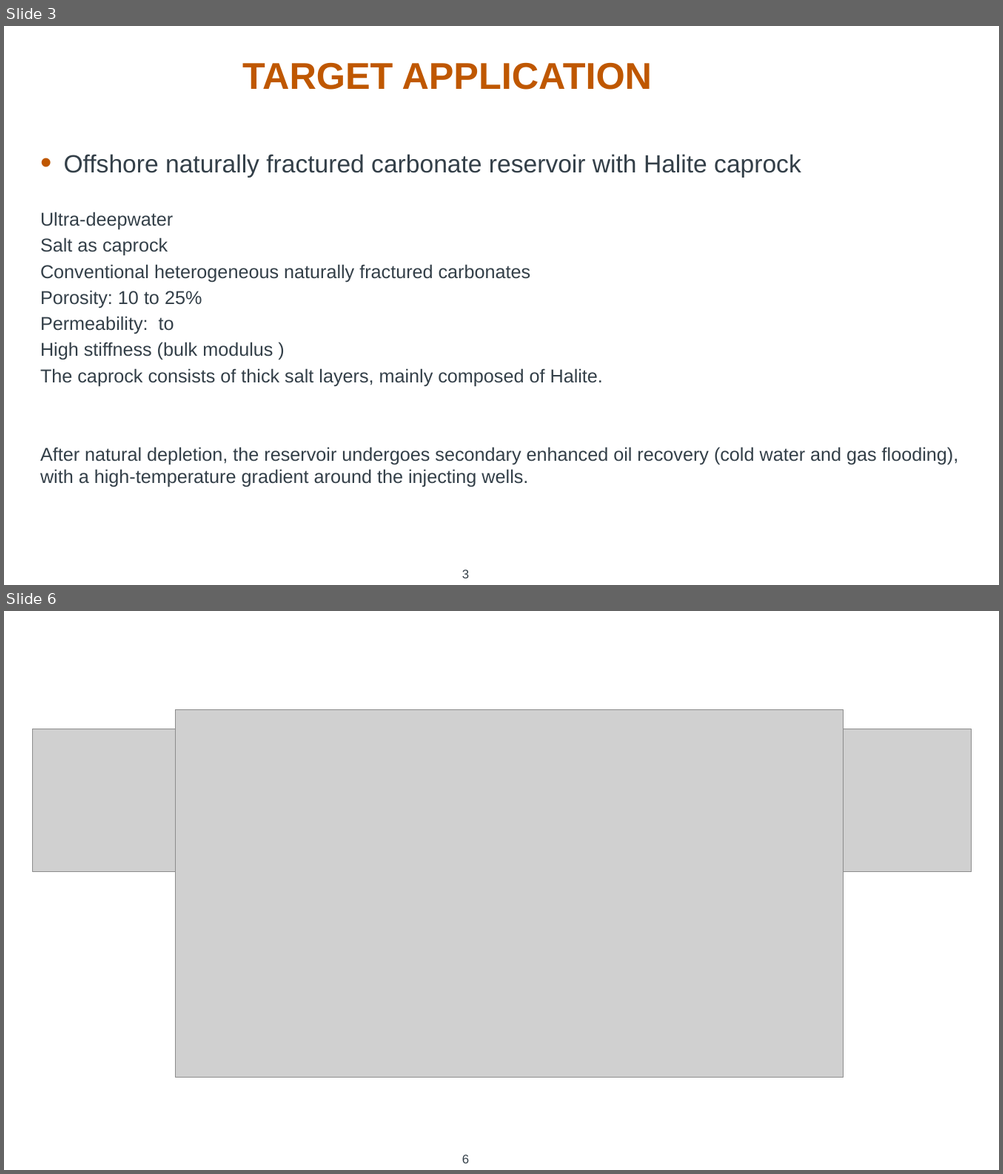
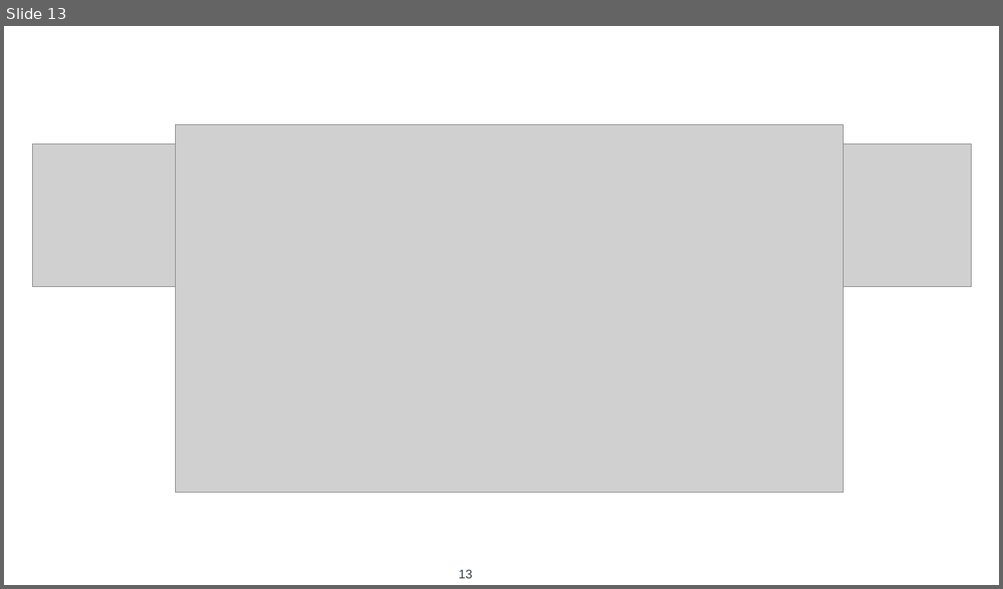
Before and after one commit to rebpoli/Doutorado, a slide deck: Research/PAPER/2024-05 - Proposal - Draft/2024-05-28 - Proposal Draft.pptx. Shown one above the other, each under a label of ours: slides 3 and 6 before the commit, slide 13 after it; the slides between them are not shown. The pictures are 1003x1174 and 1003x589 pixels, drawn with LibreOffice and Linux fonts; fonts in the diff are those of the drawing; grey boxes stand for pictures; background and template pictures are left out. Boxes give left, top, right and bottom in pixels: in the first picture for what was removed or moved away, otherwise in the second. Text is boxed around its words. In the diff, an @@ line names an element or a change of style, - is before the commit and + after.

```diff
--- a/Research/PAPER/2024-05 - Proposal - Draft/2024-05-28 - Proposal Draft.pptx
+++ b/Research/PAPER/2024-05 - Proposal - Draft/2024-05-28 - Proposal Draft.pptx
@@ slide 3 removed at box(4, 26, 999, 585), background #FFFFFF; not listed: 1 template element that a slide beside it also shows @@
@@ title removed at box(242, 62, 652, 90) @@
-TARGET APPLICATION
@@ text removed at box(40, 154, 959, 487) @@
-• Offshore naturally fractured carbonate reservoir with Halite caprock
-Ultra-deepwater
-Salt as caprock
-Conventional heterogeneous naturally fractured carbonates
-Porosity: 10 to 25%
-Permeability: to
-High stiffness (bulk modulus )
-The caprock consists of thick salt layers, mainly composed of Halite.
-After natural depletion, the reservoir undergoes secondary enhanced oil recovery (cold water and gas flooding), with a high-temperature gradient around the injecting wells.
@@ what was slide 6 is now slide 13 @@
@@ page number at box(458, 570, 472, 579): text changed @@
-6
+13
```
Also in this commit, not shown: 3 slides changed, 8 slides added.
